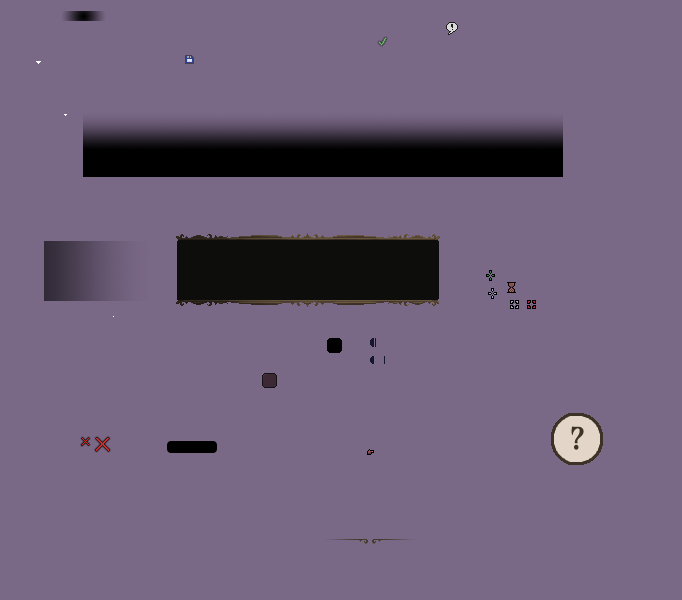
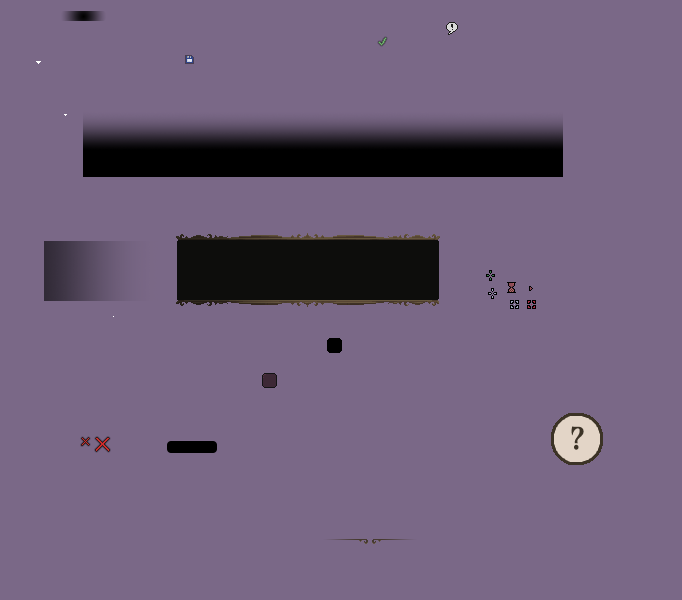
Layer changes from the first 682x600 image to the second:
removed group "Prompt" (6 layers) over left=370, top=338, right=385, bottom=364
removed group "Small" (2 layers) from group "Prompt" over left=370, top=356, right=385, bottom=364
removed layer "UIControlContainerEdgeSmall.png" from group "Small" over left=370, top=356, right=374, bottom=364
removed group "Large" (2 layers) from group "Prompt" over left=370, top=338, right=376, bottom=347
removed layer "UIControlContainerEdgeLarge.png" from group "Large" over left=370, top=338, right=374, bottom=347
painted on "ContextMenuOptionSelector.png" over left=367, top=286, right=533, bottom=455
